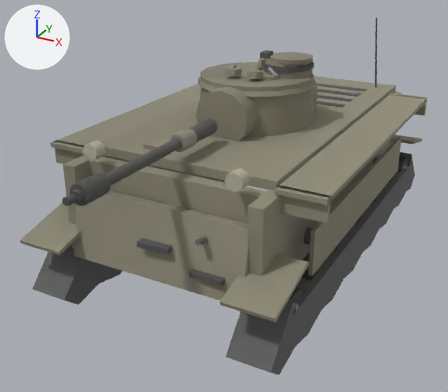
A saved change to the glTF model client/assets/models/matilda.glb.
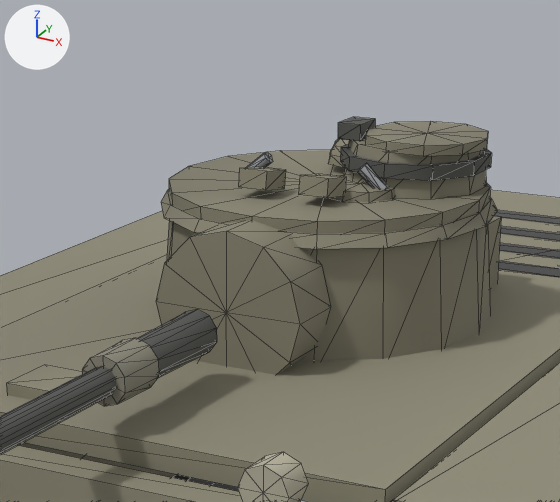
The first picture shows the older version from a camera (50 mm lens) standing at (3.84, -8.14, 4.69) and looking at (-0.16, -0.88, 1.05). The close-ups show the older and then the newer version on the part from 31% to 76% of the width and 2% to 47% of the height of that picture. Only the edits that show in the close-ups are written down. Arrows for +X, +Y and +Z are at upper left; the lights stay in place. The close-ups show mesh edges as thin lines. Where no turn or scale is listed for an object, it has been applied to the vertices. Vertices at exactly the same position are counted once.

Objects in the first close-up: 'barrel', 'glacis', 'hullSide', 'hullTop', 'mantlet', 'turretFront', 'turretRear', 'turretRoof', 'turretSide' and 1 more.
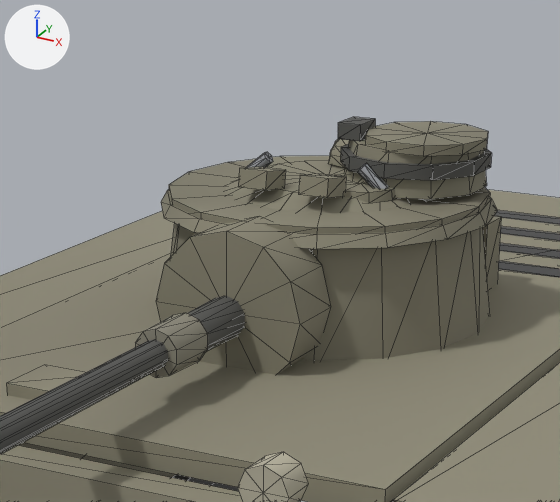
Changed parts and their boxes (x1, y1, x2, y2) in the close-ups (560 x 502 px; the box of a moved part takes in the faces that stretch with it):
'barrel', moved: before (0, 309, 217, 454); after (0, 296, 245, 454)
part 1 of me_mesh_23, moved or reshaped: before (169, 150, 490, 234); after (169, 156, 490, 234)
part 2 of me_mesh_23, added: after (225, 161, 424, 213)

Patch to the scene script:
```diff
--- a/client/assets/models/matilda.glb.py
+++ b/client/assets/models/matilda.glb.py
@@ me_mesh_23 @@
 # used by ob_turretroof; location = (0.0, -0.2, 2.0)
-me_mesh_23.from_pydata(...)  # 217 vertices, 380 faces; spans x -0.81..0.81, y -0.81..0.81, z 0.63..1.03
+me_mesh_23.from_pydata(...)  # 253 vertices, 444 faces; spans x -0.81..0.81, y -0.81..0.81, z 0.6..1.03
+# me_mesh_23 part 1: the loose piece of 36 vertices spanning x -0.81..0.81, y -0.81..0.81, z 0.63..0.73 is moved by (0.0, 0.0, -0.02)
+# me_mesh_23 part 2: a new loose piece of 36 vertices spanning x -0.75..0.75, y -0.75..0.75, z 0.6..0.76, in mat_turretroof_mat
 me_mesh_23.materials.append(mat_turretroof_mat)
@@ ob_barrel @@
 ob_barrel = bpy.data.objects.new('barrel', me_mesh_25)
-ob_barrel.location = (0.0, -1.55, 2.31)
+ob_barrel.location = (0.0, -1.13, 2.31)
```
